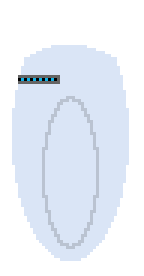
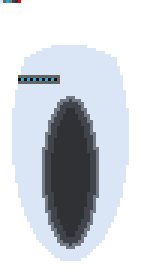
Layer changes from the first 144×276 image to the second:
hid "Pasted Layer" over [42, 96, 99, 249]
painted on "Background" over [0, 0, 21, 3]
